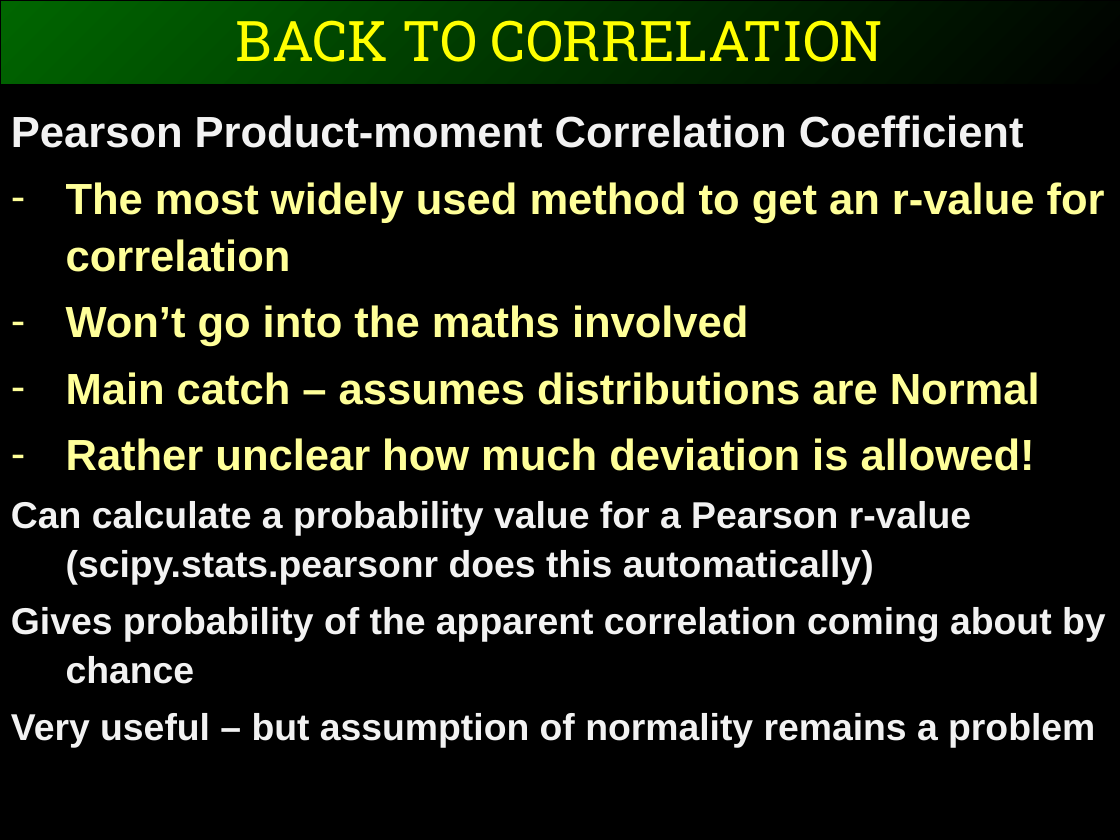
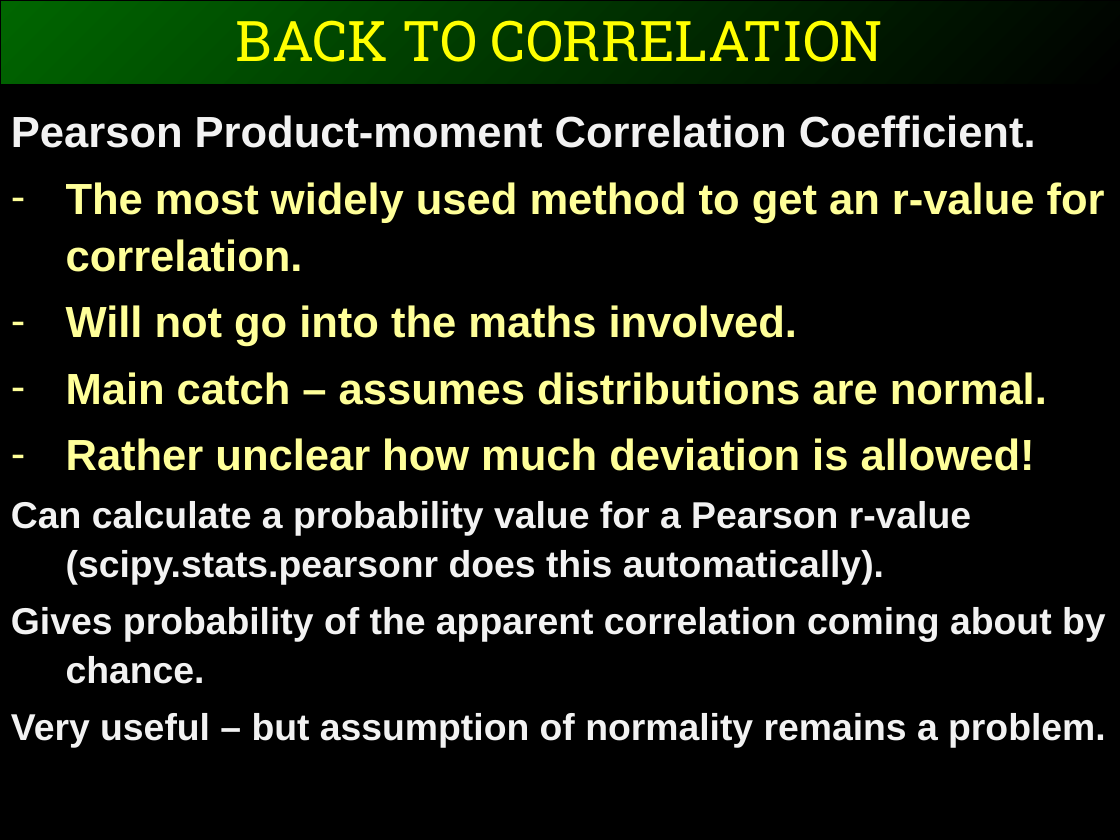
Before and after one commit to ggorman/Introduction-to-stats-for-geoscientists, a slide deck: slide 16 of slides/CSFG6.pptx. Drawn at 1120x840 pixels with LibreOffice and Linux fonts; fonts in the diff are those of the drawing. Boxes give left, top, right and bottom in pixels: in the first picture for what was removed or moved away, otherwise in the second. Text is boxed around its words. In the diff, an @@ line names an element or a change of style, - is before the commit and + after.

```diff
--- a/slides/CSFG6.pptx
+++ b/slides/CSFG6.pptx
@@ text at box(11, 115, 1105, 405): text changed @@
-Pearson Product-moment Correlation Coefficient
-– The most widely used method to get an r-value for correlation
-– Won’t go into the maths involved
-– Main catch – assumes distributions are Normal
+Pearson Product-moment Correlation Coefficient.
+– The most widely used method to get an r-value for correlation.
+– Will not go into the maths involved.
+– Main catch – assumes distributions are normal.
@@ text at box(11, 501, 1106, 748): text changed @@
-Can calculate a probability value for a Pearson r-value (scipy.stats.pearsonr does this automatically)
-Gives probability of the apparent correlation coming about by chance
-Very useful – but assumption of normality remains a problem
+Can calculate a probability value for a Pearson r-value (scipy.stats.pearsonr does this automatically).
+Gives probability of the apparent correlation coming about by chance.
+Very useful – but assumption of normality remains a problem.
```
Also in this commit, not shown: 11 other slides changed, 1 other file.
